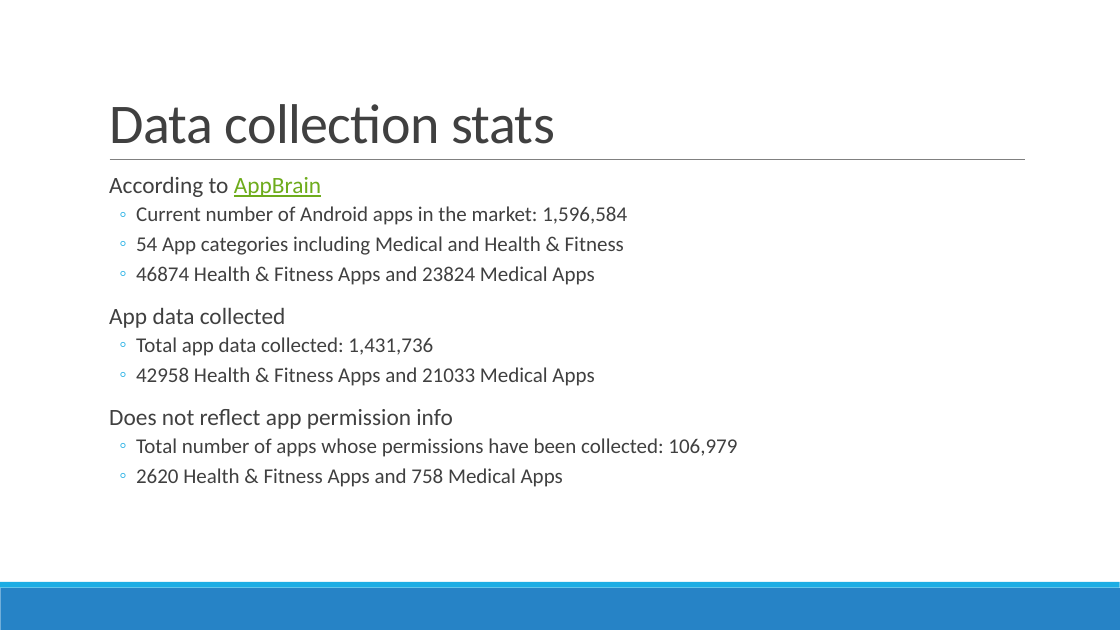
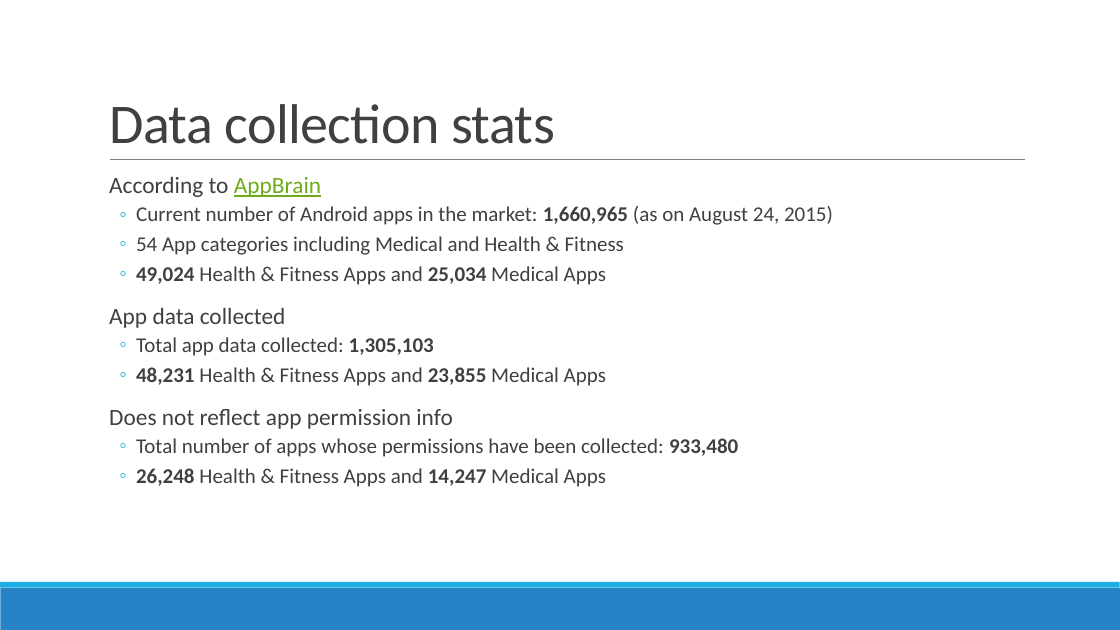
Before and after one commit to prajitdas/AndroidAnalytics, a slide deck: slide 2 of documentation/presentations/Google Play Store - Prajit.pptx. Drawn at 1120x630 pixels with LibreOffice and Linux fonts; fonts in the diff are those of the drawing. Boxes give left, top, right and bottom in pixels: in the first picture for what was removed or moved away, otherwise in the second. Text is boxed around its words. In the diff, an @@ line names an element or a change of style, - is before the commit and + after.

```diff
--- a/documentation/presentations/Google Play Store - Prajit.pptx
+++ b/documentation/presentations/Google Play Store - Prajit.pptx
@@ text at [136, 206, 833, 225]: text changed @@
-  ◦ Current number of Android apps in the market: 1,596,584
+  ◦ Current number of Android apps in the market: 1,660,965 (as on August 24, 2015)
@@ text at [136, 266, 606, 285]: text changed @@
-  ◦ 46874 Health & Fitness Apps and 23824 Medical Apps
+  ◦ 49,024 Health & Fitness Apps and 25,034 Medical Apps
@@ text at [136, 337, 606, 386]: text changed @@
-  ◦ Total app data collected: 1,431,736
-  ◦ 42958 Health & Fitness Apps and 21033 Medical Apps
+  ◦ Total app data collected: 1,305,103
+  ◦ 48,231 Health & Fitness Apps and 23,855 Medical Apps
@@ text at [136, 438, 738, 487]: text changed @@
-  ◦ Total number of apps whose permissions have been collected: 106,979
-  ◦ 2620 Health & Fitness Apps and 758 Medical Apps
+  ◦ Total number of apps whose permissions have been collected: 933,480
+  ◦ 26,248 Health & Fitness Apps and 14,247 Medical Apps
```
Also in this commit, not shown: 9 other slides changed, 7 slides added, 3 slides removed, 4 other files.
